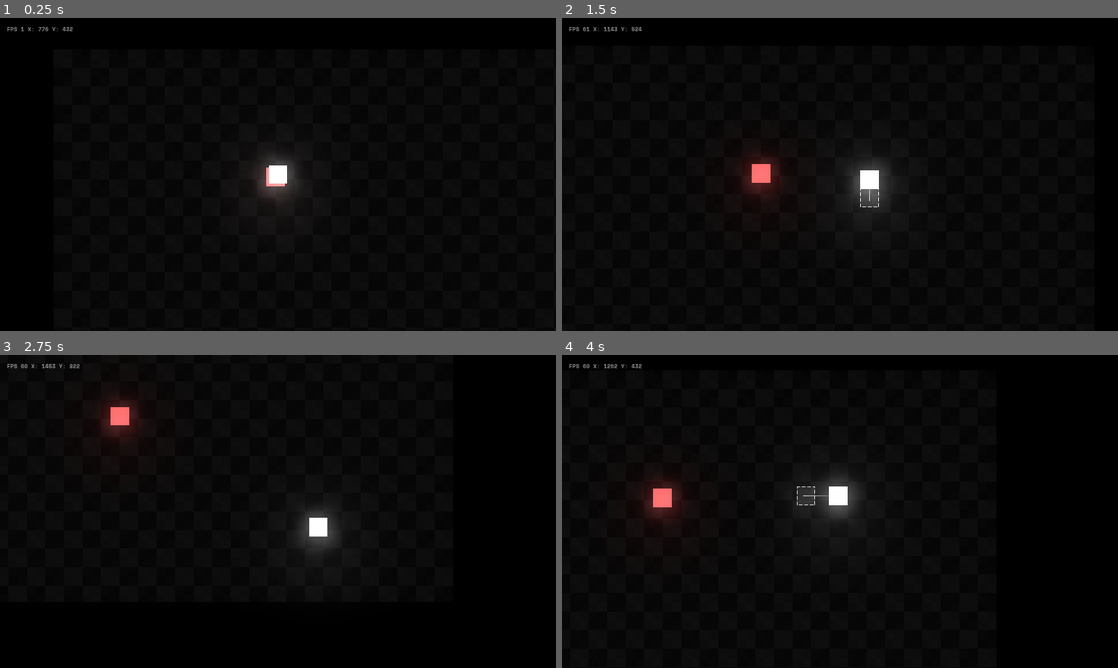
Above: before the commit, frames 1-4 (two rows, left to right).
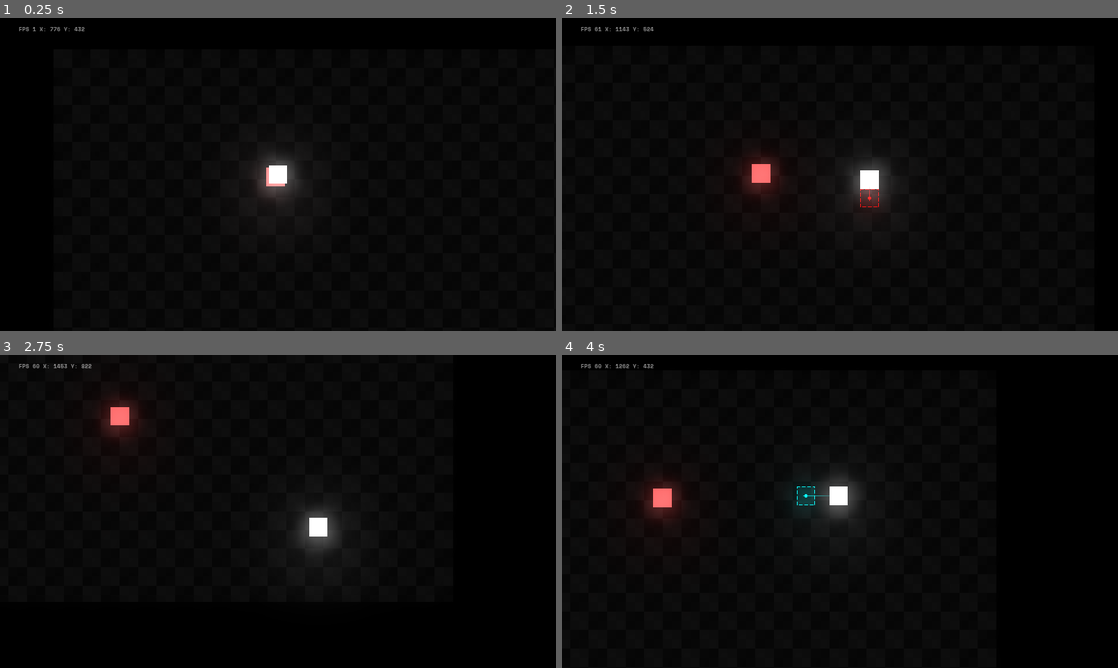
Above: after the commit, the same moments.

Repository: btzr-io/UNDER_DEVELOPMENT
Game: Godot game, scene res://scenes/Level.tscn
The game is run twice, just before and just after one commit, with the same random seed, the same clock (stepped at 60 frames per second) and the same inputs. This scene is started directly instead of the project's main scene.
Inputs:
- Up to frame 1 (0.25 s): no input
- Up to frame 2 (1.5 s): tap Enter (ui_accept) at 0.5, 0.6, 0.77, 1.07, 1.35 s; hold Right (ui_right) 0.53-1.28 s; hold Down (ui_down) from 1.28 s (still down)
- Up to frame 3 (2.75 s): tap Enter (ui_accept) at 1.52, 1.82, 2.1 s; release Down (ui_down) at 2.03 s; hold Right (ui_right) from 2.03 s (still down)
- Up to frame 4 (4 s): release Right (ui_right) at 2.78 s; hold Up (ui_up) 2.78-3.53 s; tap Enter (ui_accept) at 2.85, 3.02, 3.32, 3.6, 3.77 s; hold Left (ui_left) from 3.53 s (still down)

The runs differ from the first frame. In frame 1, 0.1% of the frame differs, in the area x 1-16%, y 2-5%; in frame 2, 0.3%; in frame 3, 0.1%; in frame 4, 0.3%, in the area x 1-49%, y 2-48%.

Commit message:
update actions UI

Diff:
--- a/scenes/Actors/Player.tscn
+++ b/scenes/Actors/Player.tscn
@@ -1,17 +1,87 @@
-[gd_scene load_steps=10 format=2]
+[gd_scene load_steps=17 format=2]
 
 [ext_resource path="res://assets/textures/square_outline.png" type="Texture" id=1]
 [ext_resource path="res://scripts/Player.gd" type="Script" id=2]
 [ext_resource path="res://assets/textures/square.jpg" type="Texture" id=3]
 [ext_resource path="res://scripts/Line_connection.gd" type="Script" id=4]
+[ext_resource path="res://scripts/Camera_controller.gd" type="Script" id=5]
+[ext_resource path="res://assets/fonts/space_mono/SpaceMono-Regular.ttf" type="DynamicFontData" id=6]
+[ext_resource path="res://assets/textures/small_circle.png" type="Texture" id=7]
 
-[sub_resource type="CanvasItemMaterial" id=4]
-blend_mode = 3
+[sub_resource type="DynamicFont" id=7]
+size = 20
+font_data = ExtResource( 6 )
 
-[sub_resource type="Gradient" id=5]
-colors = PoolColorArray( 1, 1, 1, 0, 1, 1, 1, 0.784314 )
+[sub_resource type="StyleBoxFlat" id=8]
+content_margin_left = 8.0
+content_margin_right = 8.0
+content_margin_top = 2.0
+content_margin_bottom = 2.0
+bg_color = Color( 0, 0, 0, 0.588235 )
+border_width_left = 2
+border_width_top = 2
+border_width_right = 2
+border_width_bottom = 2
+border_color = Color( 1, 1, 1, 1 )
+border_blend = true
 
-[sub_resource type="CanvasItemMaterial" id=1]
+[sub_resource type="Animation" id=9]
+length = 0.001
+tracks/0/type = "value"
+tracks/0/path = NodePath(".:visible")
+tracks/0/interp = 1
+tracks/0/loop_wrap = true
+tracks/0/imported = false
+tracks/0/enabled = true
+tracks/0/keys = {
+"times": PoolRealArray( 0 ),
+"transitions": PoolRealArray( 1 ),
+"update": 0,
+"values": [ true ]
+}
+tracks/1/type = "value"
+tracks/1/path = NodePath(".:self_modulate")
+tracks/1/interp = 1
+tracks/1/loop_wrap = true
+tracks/1/imported = false
+tracks/1/enabled = true
+tracks/1/keys = {
+"times": PoolRealArray( 0 ),
+"transitions": PoolRealArray( 1 ),
+"update": 0,
+"values": [ Color( 1, 1, 1, 0 ) ]
+}
+
+[sub_resource type="Animation" id=10]
+resource_name = "show"
+length = 0.5
+tracks/0/type = "value"
+tracks/0/path = NodePath(".:visible")
+tracks/0/interp = 1
+tracks/0/loop_wrap = true
+tracks/0/imported = false
+tracks/0/enabled = true
+tracks/0/keys = {
+"times": PoolRealArray( 0, 0.5 ),
+"transitions": PoolRealArray( 1, 1 ),
+"update": 1,
+"values": [ true, true ]
+}
+tracks/1/type = "value"
+tracks/1/path = NodePath(".:self_modulate")
+tracks/1/interp = 1
+tracks/1/loop_wrap = true
+tracks/1/imported = false
+tracks/1/enabled = true
+tracks/1/keys = {
+"times": PoolRealArray( 0, 0.3, 0.5 ),
+"transitions": PoolRealArray( 1, 1, 1 ),
+"update": 0,
+"values": [ Color( 1, 1, 1, 0 ), Color( 1, 1, 1, 0 ), Color( 1, 1, 1, 1 ) ]
+}
+
+[sub_resource type="RectangleShape2D" id=2]
+extents = Vector2( 32, 32 )
 
 [sub_resource type="SpriteFrames" id=3]
 animations = [ {
@@ -21,13 +91,53 @@
 "speed": 0.0
 } ]
 
-[sub_resource type="RectangleShape2D" id=2]
+[sub_resource type="RectangleShape2D" id=6]
 extents = Vector2( 32, 32 )
+
+[sub_resource type="CanvasItemMaterial" id=4]
+blend_mode = 3
+
+[sub_resource type="Gradient" id=5]
+colors = PoolColorArray( 1, 1, 1, 0, 1, 1, 1, 0.784314 )
 
 [node name="Player" type="KinematicBody2D"]
 collision_layer = 2
 collision_mask = 2
 script = ExtResource( 2 )
+
+[node name="Tooltip" type="Label" parent="."]
+self_modulate = Color( 1, 1, 1, 0 )
+margin_left = -32.0
+margin_top = -80.0
+margin_right = 32.0
+margin_bottom = -45.0
+rect_min_size = Vector2( 64, 0 )
+size_flags_horizontal = 3
+size_flags_vertical = 3
+custom_fonts/font = SubResource( 7 )
+custom_styles/normal = SubResource( 8 )
+text = "MOVE"
+align = 1
+valign = 1
+
+[node name="AnimationPlayer" type="AnimationPlayer" parent="Tooltip"]
+anims/RESET = SubResource( 9 )
+anims/show = SubResource( 10 )
+
+[node name="CollisionShape2D" type="CollisionShape2D" parent="."]
+visible = false
+shape = SubResource( 2 )
+
+[node name="Sprite" type="AnimatedSprite" parent="."]
+modulate = Color( 1, 1, 1, 0.862745 )
+frames = SubResource( 3 )
+animation = "idle"
+
+[node name="Ovelrap" type="Area2D" parent="."]
+visible = false
+
+[node name="CollisionShape2D" type="CollisionShape2D" parent="Ovelrap"]
+shape = SubResource( 6 )
 
 [node name="Line_connection" type="Line2D" parent="."]
 material = SubResource( 4 )
@@ -43,6 +153,10 @@
 sharp_limit = 0.0
 script = ExtResource( 4 )
 
+[node name="Target_point" type="Sprite" parent="Line_connection"]
+scale = Vector2( 0.5, 0.5 )
+texture = ExtResource( 7 )
+
 [node name="Camera2D" type="Camera2D" parent="."]
 current = true
 process_mode = 0
@@ -53,12 +167,4 @@
 drag_margin_top = 0.1
 drag_margin_right = 0.1
 drag_margin_bottom = 0.1
-
-[node name="Sprite" type="AnimatedSprite" parent="."]
-modulate = Color( 1, 1, 1, 0.862745 )
-material = SubResource( 1 )
-frames = SubResource( 3 )
-animation = "idle"
-
-[node name="CollisionShape2D" type="CollisionShape2D" parent="."]
-shape = SubResource( 2 )
+script = ExtResource( 5 )
--- a/scenes/Intro.tscn
+++ b/scenes/Intro.tscn
@@ -10,10 +10,6 @@
 [sub_resource type="DynamicFont" id=3]
 size = 32
 font_data = ExtResource( 2 )
-
-[sub_resource type="Environment" id=1]
-background_mode = 4
-tonemap_mode = 4
 
 [sub_resource type="Animation" id=4]
 length = 0.001
@@ -221,9 +217,6 @@
 "
 valign = 1
 
-[node name="WorldEnvironment" type="WorldEnvironment" parent="."]
-environment = SubResource( 1 )
-
 [node name="AnimationPlayer" type="AnimationPlayer" parent="."]
 autoplay = "start"
 anims/RESET = SubResource( 4 )
--- a/scenes/Level.tscn
+++ b/scenes/Level.tscn
@@ -29,9 +29,9 @@
 
 [node name="Debug_stats" type="Label" parent="UI"]
 modulate = Color( 1, 1, 1, 0.54902 )
-margin_left = 24.0
+margin_left = 64.0
 margin_top = 24.0
-margin_right = 114.0
+margin_right = 154.0
 margin_bottom = 60.0
 custom_fonts/font = SubResource( 3 )
 text = "FPS 00"
--- /dev/null
+++ b/scripts/Camera_controller.gd
@@ -0,0 +1,35 @@
+extends Camera2D
+
+export var decay = 0.8  # How quickly the shaking stops [0, 1].
+export var max_offset = Vector2(100, 75)  # Maximum hor/ver shake in pixels.
+export var max_roll = 0.1  # Maximum rotation in radians (use sparingly).
+export (NodePath) var target  # Assign the node this camera will follow.
+
+var trauma = 0.0  # Current shake strength.
+var trauma_power = 2  # Trauma exponent. Use [2, 3].
+
+onready var noise = OpenSimplexNoise.new()
+var noise_y = 0
+
+func _ready():
+	randomize()
+	noise.seed = randi()
+	noise.period = 4
+	noise.octaves = 2
+
+func add_trauma(amount):
+	trauma = min(trauma + amount, 1.0)
+
+func _physics_process(delta):
+	if target:
+		global_position = get_node(target).global_position
+	if trauma:
+		trauma = max(trauma - decay * delta, 0)
+		shake()
+
+func shake():
+	var amount = pow(trauma, trauma_power)
+	noise_y += 1
+	rotation = max_roll * amount * noise.get_noise_2d(noise.seed, noise_y)
+	offset.x = max_offset.x * amount * noise.get_noise_2d(noise.seed*2, noise_y)
+	offset.y = max_offset.y * amount * noise.get_noise_2d(noise.seed*3, noise_y)
--- a/scripts/Line_connection.gd
+++ b/scripts/Line_connection.gd
@@ -8,7 +8,7 @@
 var target = null
 var emitting = false
 var start_position = false
-
+var target_distance = 0
 
 onready var level = get_tree().current_scene
 
@@ -18,18 +18,24 @@
 	level.call_deferred("add_child", self)
 	emitting = true
 	target = new_target
+	points = []
+	z_index = 1
 	start_position = target.global_transform.origin
-	points = []
+
 func disconnect_target():
 	emitting = false
 	target = null
 	start_position = null
+	target_distance = 0
+	$Target_point.hide()
 
 
 func get_target_distance():
 	var distance = target.global_transform.origin.distance_to(start_position) * 0.05
 	distance = int(floor(distance))
+	target_distance  = distance
 	distance = clamp(28 - distance, 12, 28)
+
 	return distance
 
 func _physics_process(_delta):
@@ -39,6 +45,11 @@
 			add_point(target.global_transform.origin)
 		elif get_point_count() > trail_distance:
 			remove_point(0)
+		if not $Target_point.visible:
+			$Target_point.global_transform.origin = target.global_transform.origin
+			$Target_point.show()
+
+		$Target_point.global_transform.origin = target.global_transform.origin
 
 		set_point_position(0, start_position)
 		set_point_position(get_point_count() - 1, target.global_transform.origin)
--- a/scripts/Player.gd
+++ b/scripts/Player.gd
@@ -16,19 +16,48 @@
 var last_clone_instance = null
 var last_clone_position = null
 
+
+var ACTIONS = {
+	MOVE = "MOVE",
+	HIDE = "HIDE",
+	HACK = "HACK",
+}
+
+var glitch_chance = 0
+var max_glitch_range = 50
+var current_action = ACTIONS.MOVE
+
 const INTERACTIVE_STATES = {
 	ACTIVE =  0,
 	INACTIVE = 1,
 }
 
 var interactive_state = INTERACTIVE_STATES.ACTIVE
+var overlapping_bodies = 0
+
 onready var line_connection = get_node("Line_connection")
 
 onready var level = get_tree().current_scene
 
 
 func _ready():
-	pass
+	$Ovelrap.connect("body_exited", self, "handle_body_exit")
+	$Ovelrap.connect("body_entered", self, "handle_body_enter")
+
+func get_glitch_chance():
+	var distance = clamp(line_connection.target_distance, 1, max_glitch_range)
+	var chance =   max_glitch_range * distance / 100
+	if chance > 5:
+		chance = pow(int(chance / 1.8), 2)
+	if chance < 5:
+		chance = 0
+	return clamp(chance, 0, 100)
+
+func handle_body_enter(overlaping_body):
+	overlapping_bodies += 1
+
+func handle_body_exit(overlaping_body):
+	overlapping_bodies -= 1
 
 func instance_clone():
 	if is_instance_valid(last_clone_instance):
@@ -38,6 +67,7 @@
 		level.add_child(last_clone_instance)
 		last_clone_instance.global_transform.origin = global_transform.origin
 		last_clone_position = global_transform.origin
+		z_index = 2
 
 func get_input():
 	# Detect up/down/left/right keystate and only move when pressed
@@ -57,6 +87,9 @@
 			instance_clone()
 			line_connection.disconnect_target()
 			$Sprite.frame = interactive_state
+			$Camera2D.add_trauma(0.4)
+			$Tooltip.hide()
+
 			return
 
 		if not target_position and !is_instance_valid(last_clone_instance):
@@ -67,6 +100,7 @@
 			current_speed = max_speed
 			target_position = global_transform.origin + last_direction * size.x
 			instance_clone()
+			$Tooltip/AnimationPlayer.play("show")
 
 	if target_position:
 			direction = Vector2.ZERO
@@ -75,6 +109,7 @@
 			var target_distance = floor(global_transform.origin.distance_to(target_position))  / 10
 			if target_distance < 1.0:
 				target_position = null
+				print("ok")
 				return
 
 			velocity = target_direction * current_speed
@@ -96,3 +131,27 @@
 func _physics_process(_delta):
 	get_input()
 	velocity = move_and_slide(velocity)
+
+	if interactive_state == INTERACTIVE_STATES.ACTIVE:
+		modulate = Color.white
+
+	if interactive_state == INTERACTIVE_STATES.INACTIVE:
+		glitch_chance = get_glitch_chance()
+		if glitch_chance >= 5:
+			$Tooltip.text = current_action + " + GLITCH " + str(glitch_chance) + "%"
+		else:
+			$Tooltip.text = current_action
+
+		if overlapping_bodies > 0:
+			modulate = Color.red
+			line_connection.modulate = Color.red
+			$Tooltip.text = "LOCKED"
+		elif glitch_chance > 0:
+			modulate = Color.orange
+			line_connection.modulate = Color.orange
+		else:
+			modulate = Color.cyan
+			line_connection.modulate = Color.cyan
+	else:
+		$Sprite.modulate = Color.white
+		line_connection.modulate = Color.white
Binary file added: assets/textures/small_circle.png
Not shown, added: assets/textures/small_circle.png.import
Not shown: 1 places in scenes/Intro.tscn that only renumber resources
